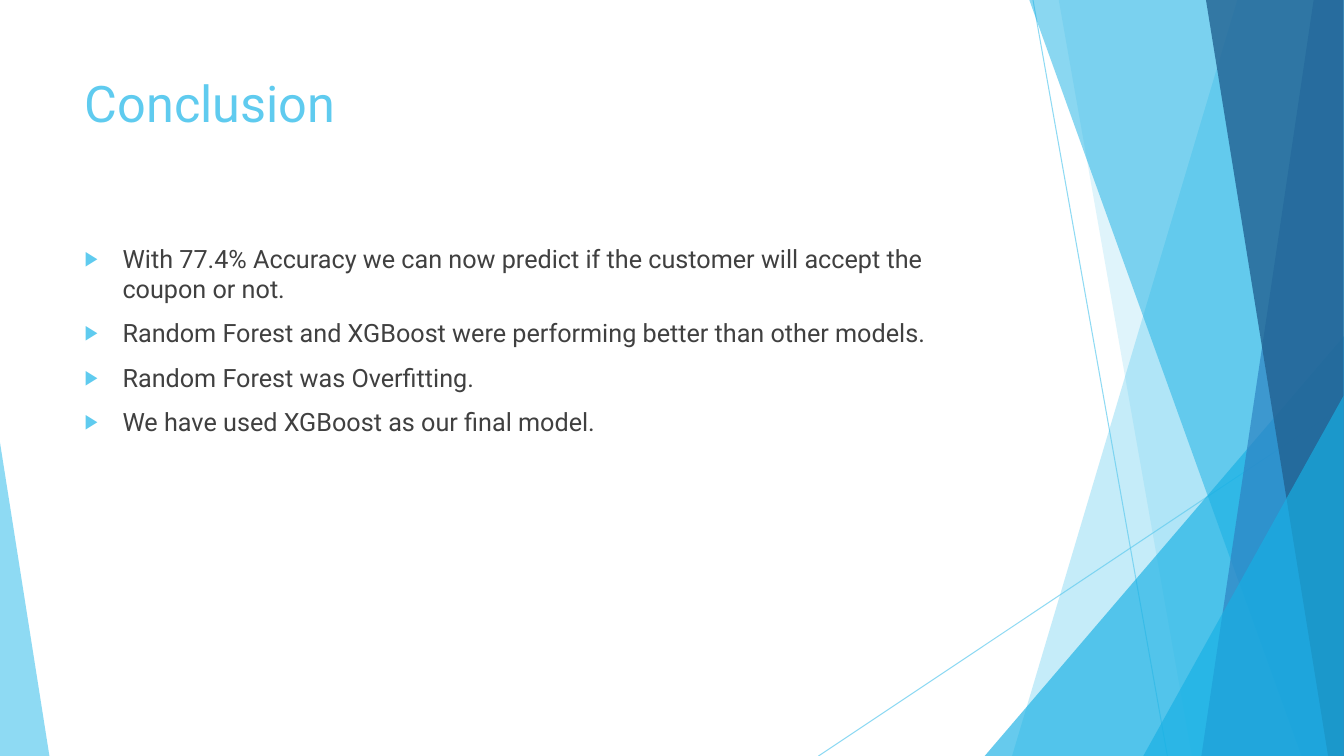
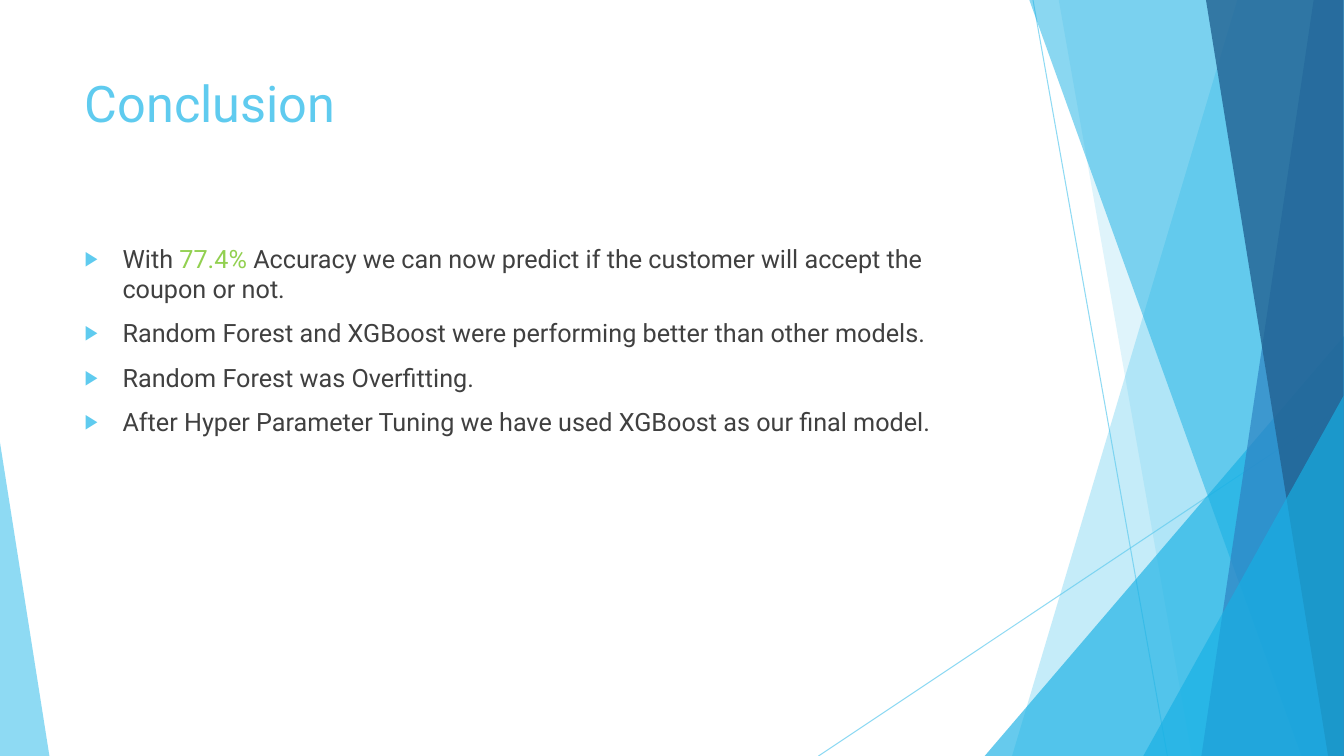
Before and after one commit to meghrajkonduskar/In-Drive-Coupon-Recommendation-Project, a slide deck: slide 28 of In Drive Coupon Recommendation.pptx (slide 27 before the commit). Drawn at 1344x756 pixels with LibreOffice and Linux fonts; fonts in the diff are those of the drawing. Boxes give left, top, right and bottom in pixels: in the first picture for what was removed or moved away, otherwise in the second. Text is boxed around its words. In the diff, an @@ line names an element or a change of style, - is before the commit and + after.

Commit message:
fix bugs and final model

```diff
--- a/In Drive Coupon Recommendation.pptx
+++ b/In Drive Coupon Recommendation.pptx
@@ text at box(123, 249, 922, 303): text colour #404040 to #92D050 in "77.4%" @@
@@ text at box(123, 412, 930, 437): text changed @@
-▶ We have used XGBoost as our final model.
+▶ After Hyper Parameter Tuning we have used XGBoost as our final model.
```
Also in this commit, not shown: 10 other slides changed, 1 slide added, 22 other files.
